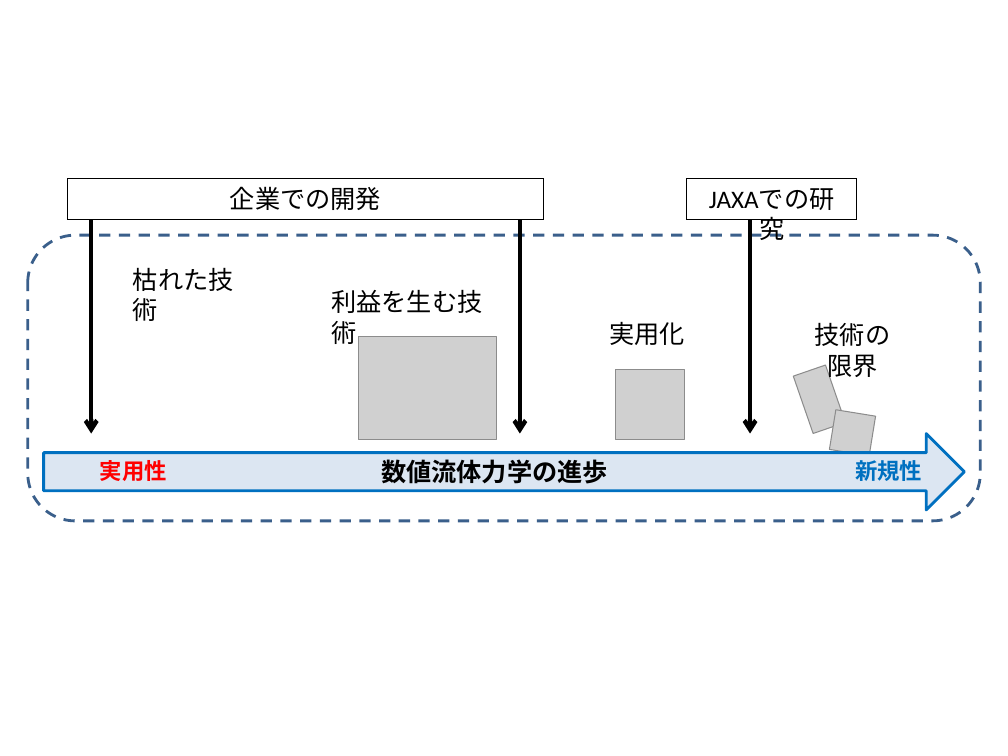
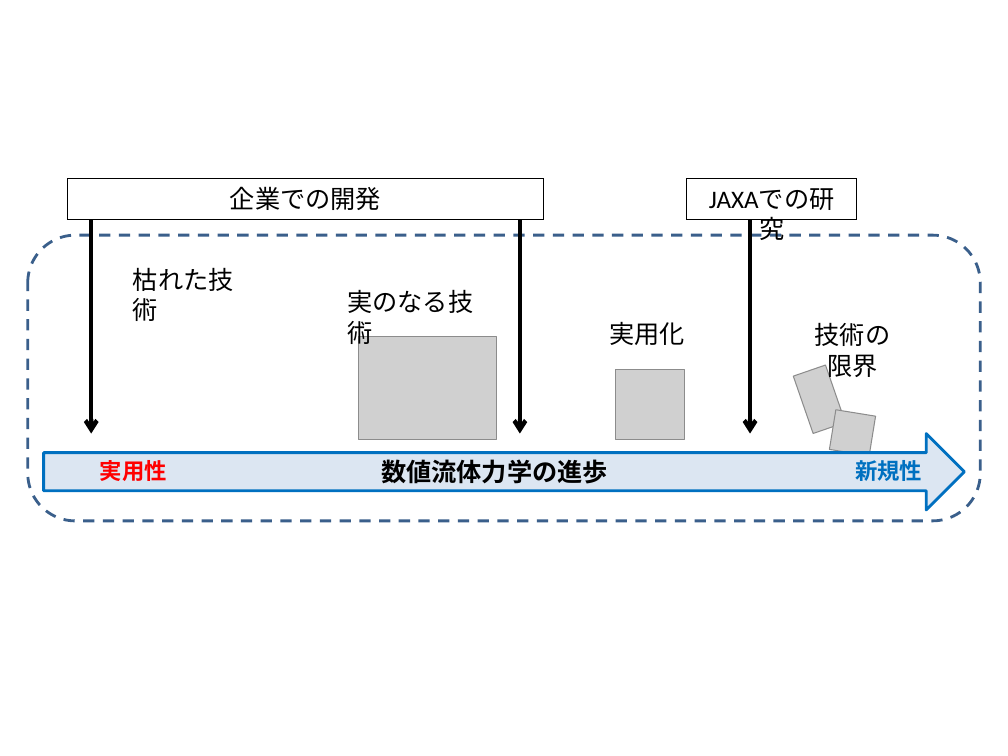
Before and after one commit to masa-ito/ProtoToPoisson, a slide deck: slide 1 of doc/source/NoveltyVsUtility@CFD.pptx. Drawn at 1008x756 pixels with LibreOffice and Linux fonts; fonts in the diff are those of the drawing; grey boxes stand for pictures. Boxes give left, top, right and bottom in pixels: in the first picture for what was removed or moved away, otherwise in the second. Text is boxed around its words. In the diff, an @@ line names an element or a change of style, - is before the commit and + after.

```diff
--- a/doc/source/NoveltyVsUtility@CFD.pptx
+++ b/doc/source/NoveltyVsUtility@CFD.pptx
@@ text at (347,289,473,348): text changed @@
-利益を生む技術
+実のなる技術
```
Also in this commit, not shown: 1 other file.
